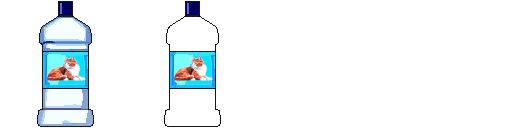
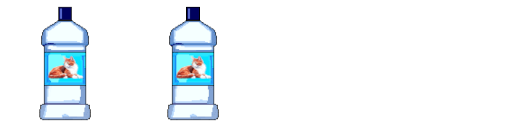
Two versions of the same layered image (512px x 128px). Layer-by-layer changes:
removed layer "bottle 2" over [164, 1, 221, 127]
removed layer "portal-light2" over [164, 1, 221, 127]
added layer "bottle 1. kopia #1" above "Warstwa" over [167, 6, 219, 121]
added layer "Warstwa" above "bottle 1. kopia" over [164, 1, 221, 127]
painted on "bottle 1" over [37, 1, 94, 127]
